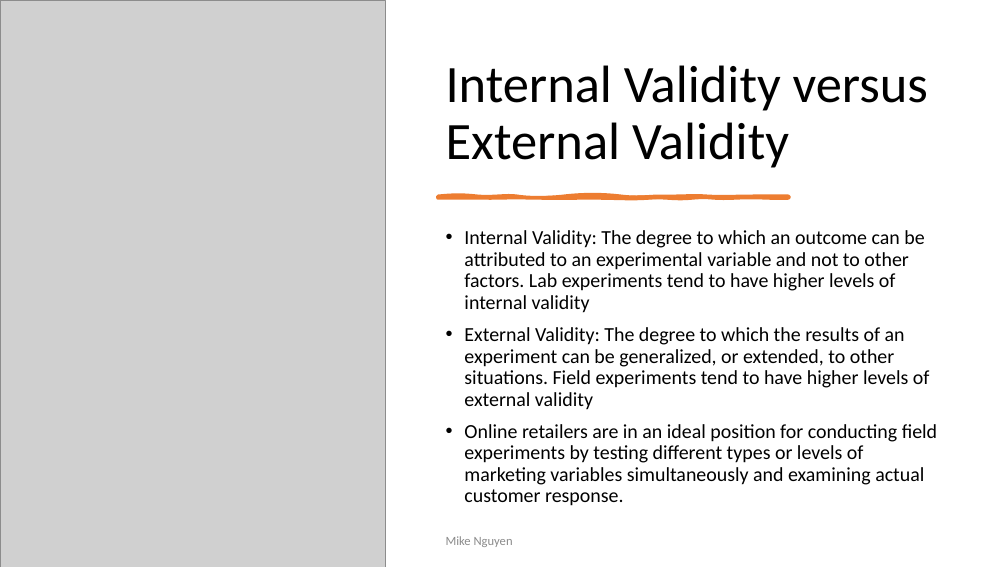
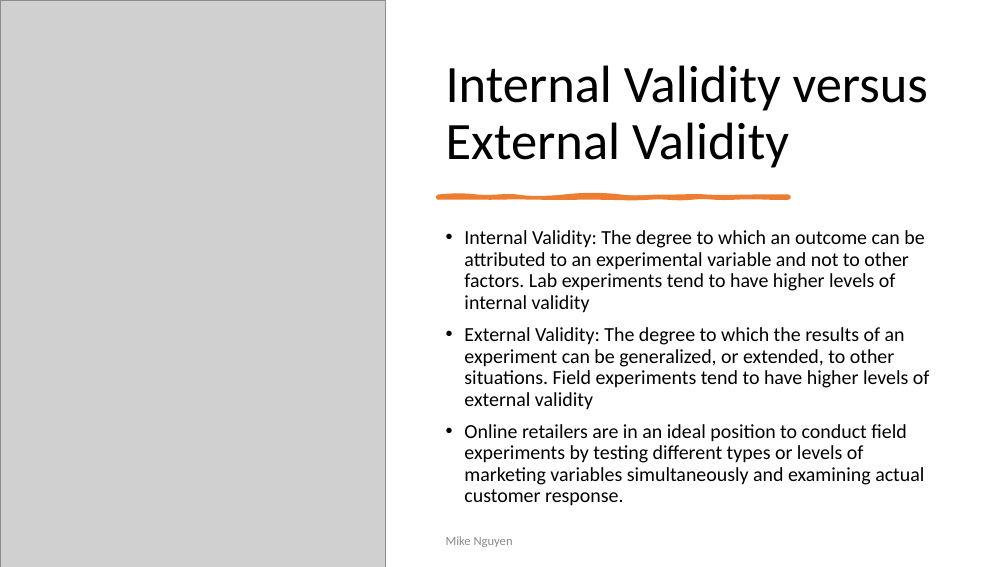
Before and after one commit to mikenguyen13/mar4050_S23_2, a slide deck: slide 46 of lectures/3/1_Research Design.pptx (slide 44 before the commit). Drawn at 1008x567 pixels with LibreOffice and Linux fonts; fonts in the diff are those of the drawing; grey boxes stand for pictures. Boxes give left, top, right and bottom in pixels: in the first picture for what was removed or moved away, otherwise in the second. Text is boxed around its words. In the diff, an @@ line names an element or a change of style, - is before the commit and + after.

Commit message:
lecture 3.1

```diff
--- a/lectures/3/1_Research Design.pptx
+++ b/lectures/3/1_Research Design.pptx
@@ text at <box>464,424,924,506</box>: text changed @@
-• Online retailers are in an ideal position for conducting field experiments by testing different types or levels of marketing variables simultaneously and examining actual customer response.
+• Online retailers are in an ideal position to conduct field experiments by testing different types or levels of marketing variables simultaneously and examining actual customer response.
```
Also in this commit, not shown: 8 other slides changed, 4 slides added, 1 slide removed.
